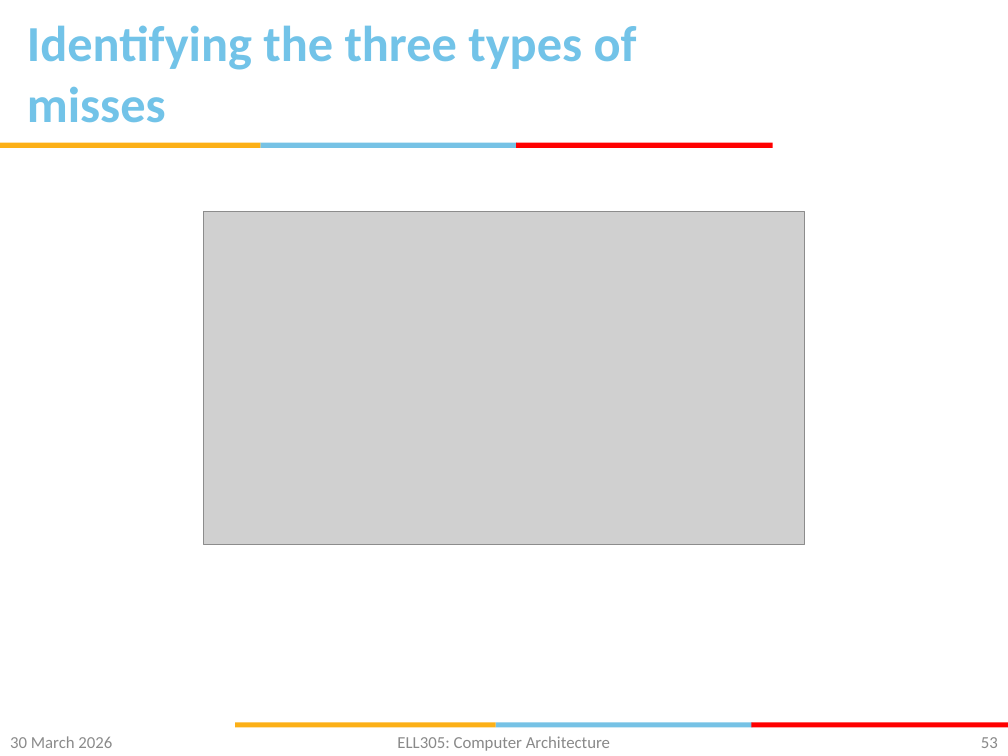
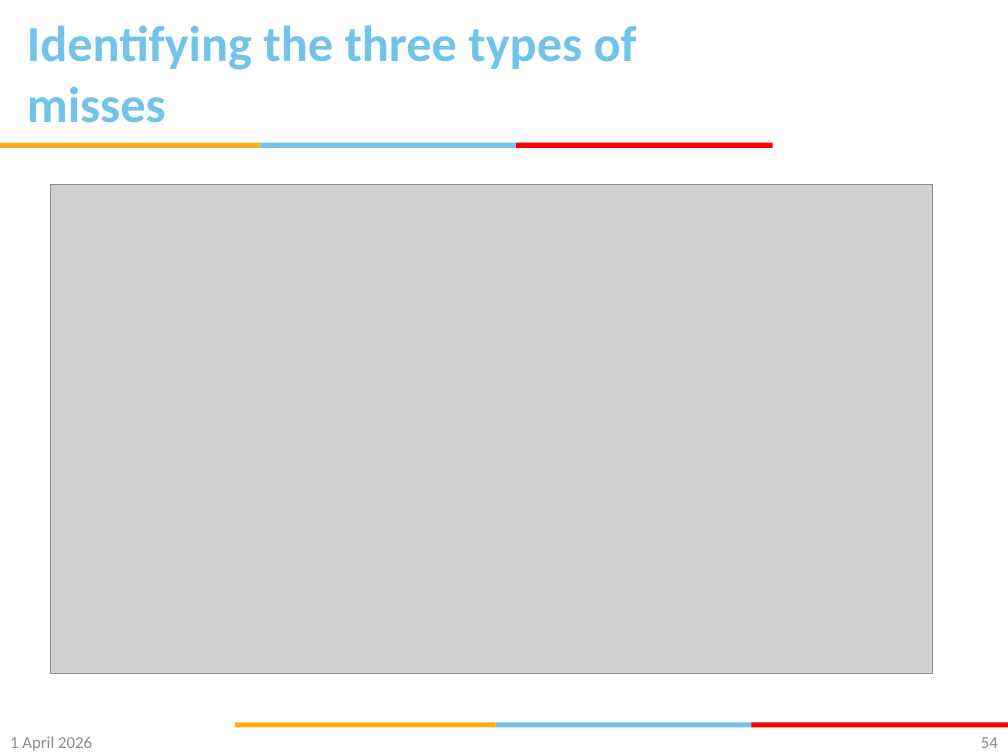
Before and after one commit to gsaurabhr-teaching/csf342-material, a slide deck: slide 54 of Lec-24-29-memory.pptx (slide 53 before the commit). Drawn at 1008x756 pixels with LibreOffice and Linux fonts; fonts in the diff are those of the drawing; grey boxes stand for pictures; background and template pictures are left out. Boxes give left, top, right and bottom in pixels: in the first picture for what was removed or moved away, otherwise in the second. Text is boxed around its words. In the diff, an @@ line names an element or a change of style, - is before the commit and + after.

```diff
--- a/Lec-24-29-memory.pptx
+++ b/Lec-24-29-memory.pptx
@@ picture resized from (x1=204, y1=212, x2=804, y2=545) to (x1=50, y1=184, x2=932, y2=673) @@
@@ text at (x1=10, y1=736, x2=92, y2=751): text changed @@
-30 March 2026
+1 April 2026
@@ text removed at (x1=397, y1=736, x2=610, y2=751) @@
-ELL305: Computer Architecture
@@ page number at (x1=981, y1=737, x2=998, y2=748): text changed @@
-53
+54
```
Also in this commit, not shown: 69 other slides changed, 2 slides added, 1 slide removed.
